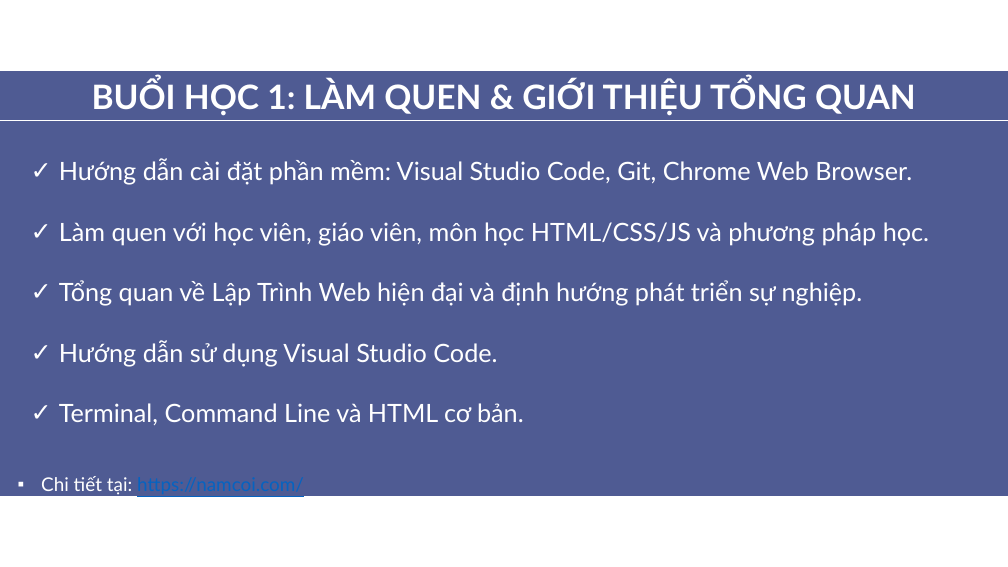
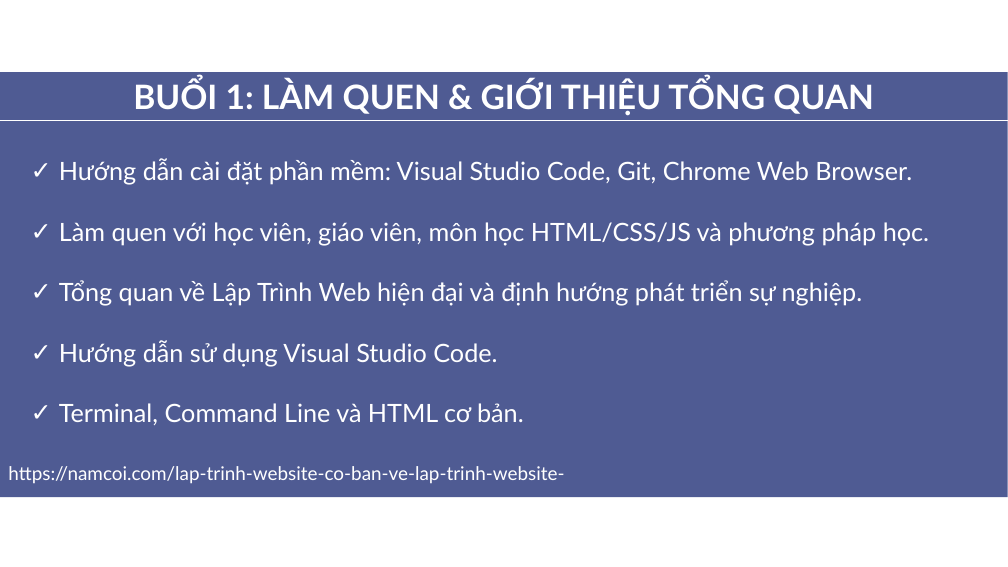
Before and after one commit to aptech-php/aptech-php-course, a slide deck: slide 3 of HTML-CSS-JS/nhap-mon-lap-trinh-web.pptx. Drawn at 1008x567 pixels with LibreOffice and Linux fonts; fonts in the diff are those of the drawing. Boxes give left, top, right and bottom in pixels: in the first picture for what was removed or moved away, otherwise in the second. Text is boxed around its words. In the diff, an @@ line names an element or a change of style, - is before the commit and + after.

```diff
--- a/HTML-CSS-JS/nhap-mon-lap-trinh-web.pptx
+++ b/HTML-CSS-JS/nhap-mon-lap-trinh-web.pptx
@@ text at [133, 80, 874, 115]: text changed @@
-BUỔI HỌC 1: LÀM QUEN & GIỚI THIỆU TỔNG QUAN
+BUỔI 1: LÀM QUEN & GIỚI THIỆU TỔNG QUAN
@@ text at [8, 466, 564, 519]: text changed; text colour #0563C1 to #FFFFFF @@
-▪ Chi tiết tại: https://namcoi.com/
+https://namcoi.com/lap-trinh-website-co-ban-ve-lap-trinh-website-html-1/
```
Also in this commit, not shown: 7 other slides changed, 10 slides added, 17 other files.
